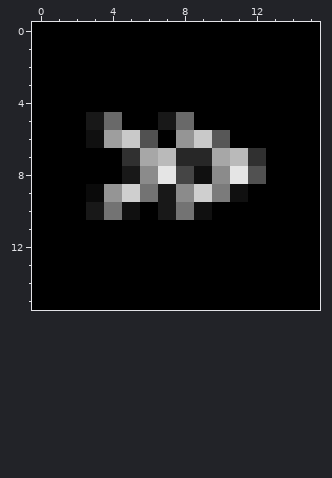
Pixel-art sprite: icon16.png. The first picture shows the starting point.
The file is 16x16 pixels. Colours within 5 levels of each other are drawn and written as one.
After the commit:
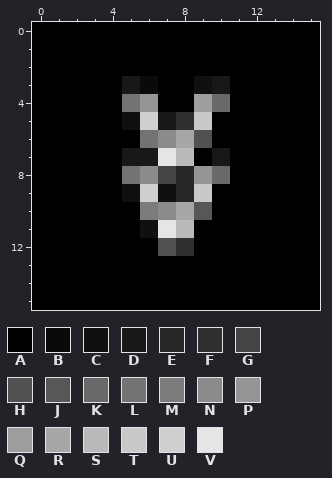
Palette (. is transparent): A #000000  B #0a0a0a  C #101010  D #181818  E #272727  F #303030  G #454545  H #515151  J #575757  K #696969  L #737373  M #7b7b7b  N #8b8b8b  P #959595  Q #9e9e9e  R #a7a7a7  S #bababa  T #c9c9c9  U #cfcfcf  V #e5e5e5
Changes in this commit:
The edit turns colour B into colour A in row 9 at x 3.
The edit turns colour C into colour A in row 6 at x 3; in row 9 at x 11; in row 10 at x 5.
The edit turns colour D into colour A in row 5 at x 3; in row 10 at x 3.
The edit turns colour E into colour A in row 7 at x 9.
The edit turns colour F into colour A in row 7 at x 12.
The edit turns colour H into colour A in row 8 at x 12.
The edit turns colour J into colour A in row 6 at x 10.
The edit turns colour K into colour A in row 5 at x 4.
The edit turns colour L into colour A in row 10 at x 4.
The edit turns colour M into colour A in row 9 at x 10.
The edit turns colour P into colour A in row 9 at x 4.
The edit turns colour Q into colour A in row 6 at x 4.
The edit turns colour S into colour A in row 7 at x 11.
The edit turns colour T into colour A in row 6 at x 5.
The edit turns colour V into colour A in row 8 at x 11.
The edit turns colour A into colour B in row 3 at x 6.
The edit turns colour A into colour C in row 3 at x 9; in row 5 at x 5; in row 11 at x 6.
The edit turns colour D into colour C in row 9 at x 7.
The edit turns colour U into colour C in row 9 at x 5.
The edit turns colour A into colour D in row 3 at x 5 and 10.
The edit turns colour F into colour D in row 7 at x 5.
The edit turns colour R into colour D in row 7 at x 6 and 10.
The edit turns colour G into colour E in row 8 at x 8.
The edit turns colour N into colour E in row 9 at x 8.
The edit turns colour A into colour F in row 12 at x 8.
The edit turns colour K into colour F in row 5 at x 8.
The edit turns colour V into colour G in row 8 at x 7.
The edit turns colour A into colour H in row 12 at x 7.
The edit turns colour T into colour H in row 6 at x 9.
The edit turns colour C into colour J in row 10 at x 9.
The edit turns colour A into colour K in row 4 at x 10.
The edit turns colour N into colour K in row 8 at x 10.
The edit turns colour A into colour L in row 4 at x 5.
The edit turns colour D into colour L in row 8 at x 5.
The edit turns colour H into colour L in row 6 at x 6.
The edit turns colour A into colour M in row 10 at x 6.
The edit turns colour A into colour N in row 6 at x 7.
The edit turns colour D into colour N in row 10 at x 7.
The edit turns colour A into colour P in row 4 at x 6.
The edit turns colour C into colour P in row 8 at x 9.
The edit turns colour A into colour Q in row 4 at x 9.
The edit turns colour L into colour R in row 10 at x 8.
The edit turns colour P into colour R in row 6 at x 8.
The edit turns colour A into colour S in row 11 at x 8.
The edit turns colour E into colour S in row 7 at x 8.
The edit turns colour A into colour T in row 5 at x 9.
The edit turns colour U into colour T in row 9 at x 9.
The edit turns colour A into colour U in row 5 at x 6.
The edit turns colour L into colour U in row 9 at x 6.
The edit turns colour A into colour V in row 11 at x 7.
The edit turns colour S into colour V in row 7 at x 7.
Pixel boxes of the changes (left, top, right, bottom) in both pictures:
changed: (86, 76, 266, 256)
